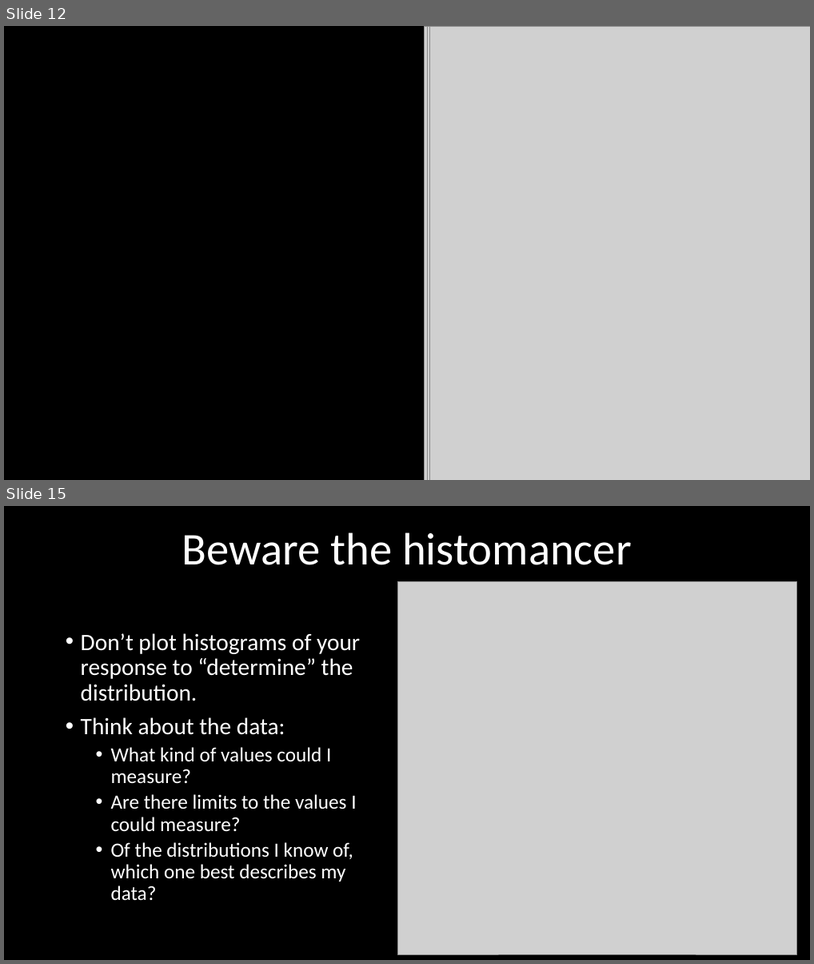
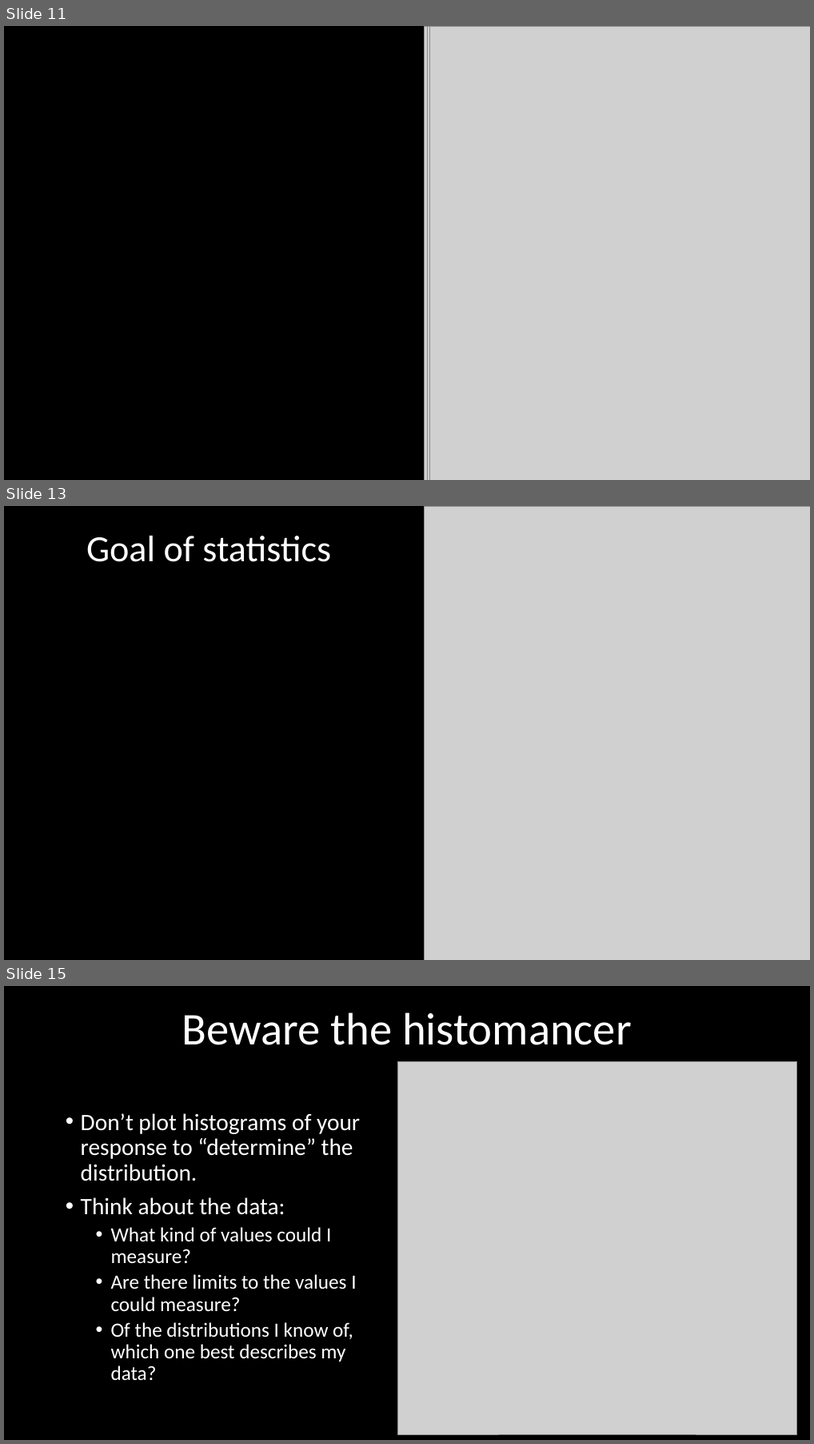
Before and after one commit to DeonRoos/stats-for-biologists, a slide deck: Lecture 2 - lm overview/Slides/Introduction to linear models.pptx. Shown one above the other, each under a label of ours: slides 12 and 15 before the commit, slides 11, 13 and 15 after it; the slides between them are not shown. The pictures are 814x964 and 814x1444 pixels, drawn with LibreOffice and Linux fonts; fonts in the diff are those of the drawing; grey boxes stand for pictures. Boxes give left, top, right and bottom in pixels: in the first picture for what was removed or moved away, otherwise in the second. Text is boxed around its words. In the diff, an @@ line names an element or a change of style, - is before the commit and + after.

```diff
--- a/Lecture 2 - lm overview/Slides/Introduction to linear models.pptx
+++ b/Lecture 2 - lm overview/Slides/Introduction to linear models.pptx
@@ slide 13 added at (4, 506, 810, 960), background #000000 @@
@@ picture added at (425, 506, 810, 960) @@
@@ title added at (86, 536, 331, 562), 44 pt, text #FFFFFF @@
+Goal of statistics
@@ what was slide 12 is now slide 11 @@
```
Also in this commit, not shown: 7 slides changed, 1 other slide added, 2 slides removed, 17 other files.
